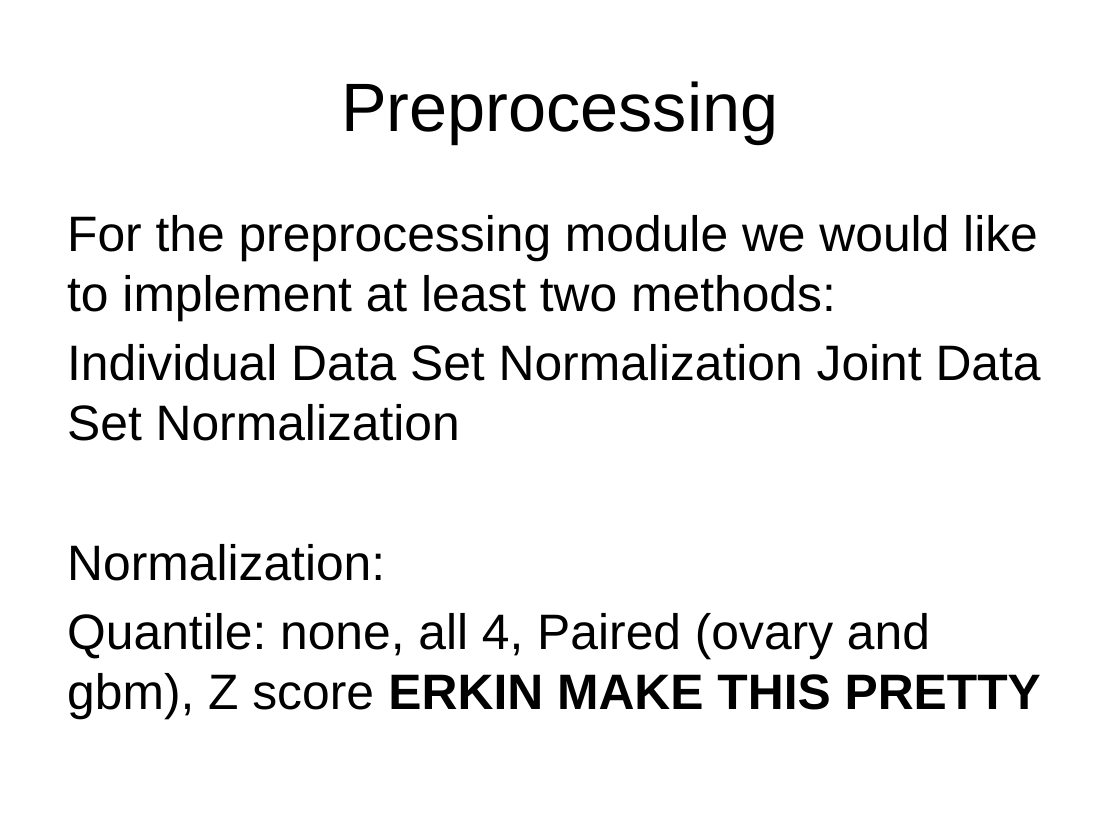
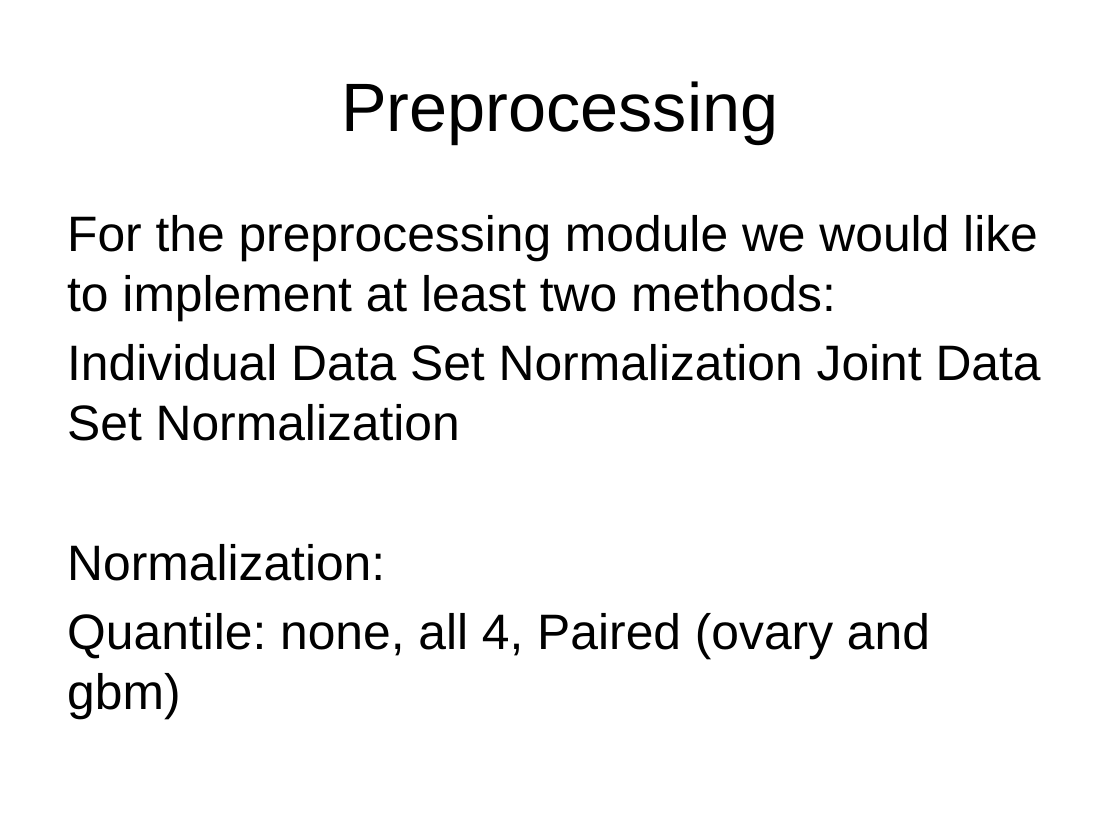
Before and after one commit to eotles/CS838, a slide deck: slide 8 of ProjectPresentation.pptx (slide 9 before the commit). Drawn at 1120x840 pixels with LibreOffice and Linux fonts; fonts in the diff are those of the drawing. Boxes give left, top, right and bottom in pixels: in the first picture for what was removed or moved away, otherwise in the second. Text is boxed around its words. In the diff, an @@ line names an element or a change of style, - is before the commit and + after.

```diff
--- a/ProjectPresentation.pptx
+++ b/ProjectPresentation.pptx
@@ text at box(67, 613, 930, 719): text changed @@
-Quantile: none, all 4, Paired (ovary and gbm), Z score ERKIN MAKE THIS PRETTY
+Quantile: none, all 4, Paired (ovary and gbm)
```
Also in this commit, not shown: 3 other slides changed, 2 slides added, 4 slides removed, 1 other file.
